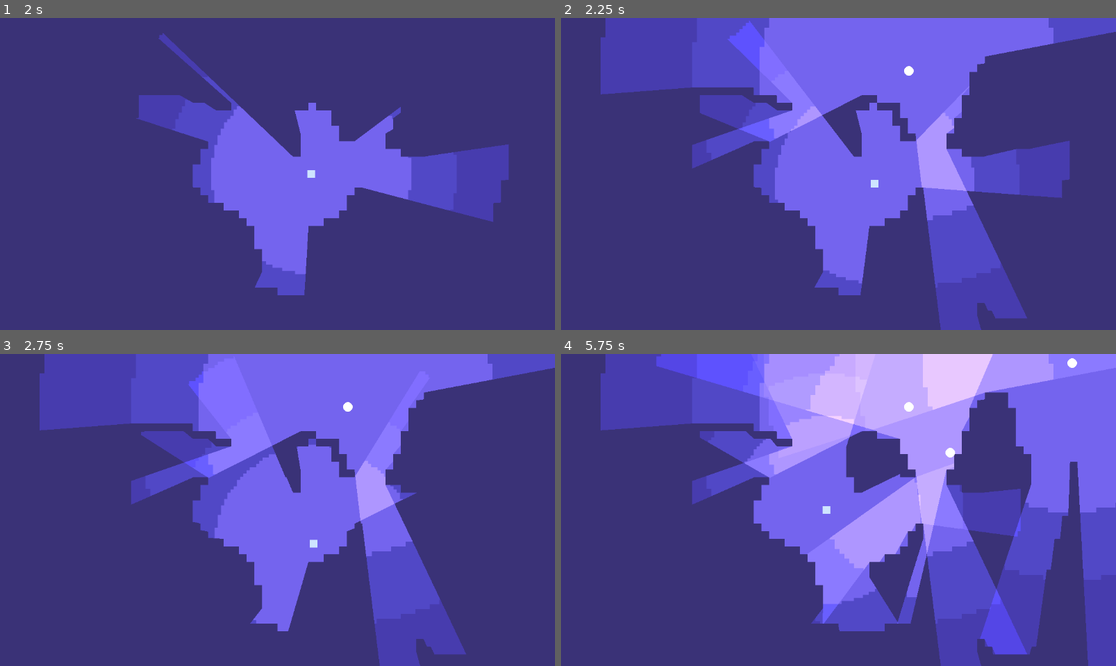
Above: before the commit, frames 1-4 (two rows, left to right).
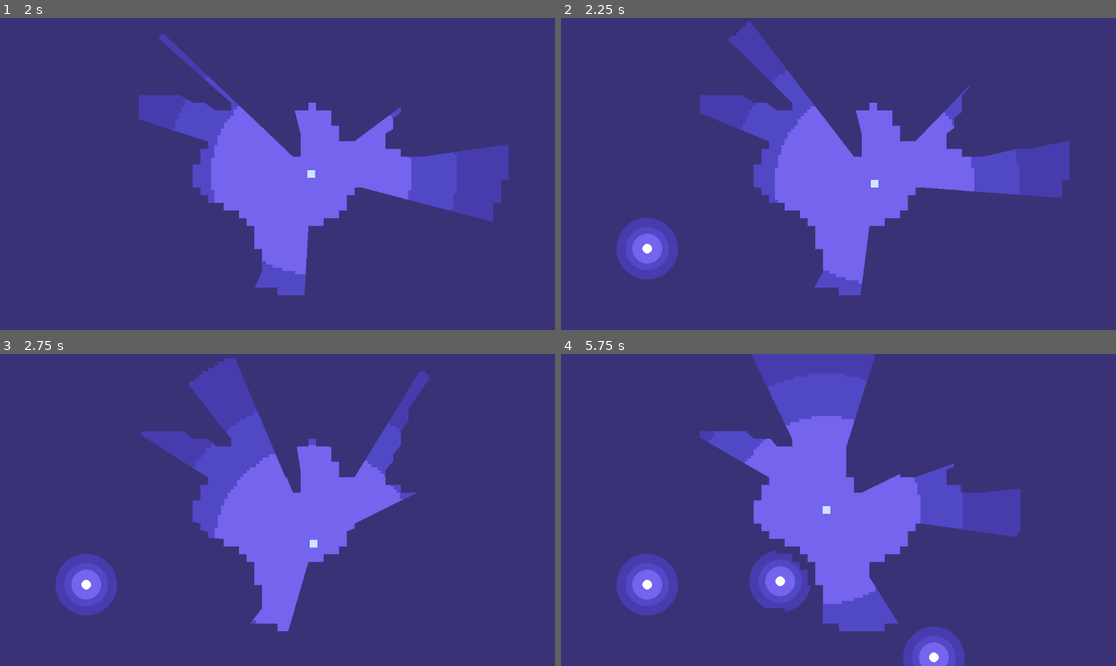
Above: after the commit, the same moments.

Repository: FalafelBeingOrg/judahs-game
Game: Godot game, scene res://start.tscn
Same seed, same stepped clock (60 frames per second), same inputs: the game is played once before the commit and once after it.
Inputs:
- Up to frame 1 (2 s): click "Start" at 0.5 s; tap Enter at 1.25 s; hold Right (ui_right) from 1.28 s (still down)
- Up to frame 2 (2.25 s): release Right (ui_right) at 2.03 s; hold Down (ui_down) from 2.03 s (still down)
- Up to frame 3 (2.75 s): keep holding Down (ui_down)
- Up to frame 4 (5.75 s): release Down (ui_down) at 2.78 s; hold Right (ui_right) 2.78-3.53 s; hold Up (ui_up) 3.53-4.28 s; hold Left (ui_left) from 4.28 s (still down)

Frame 1 is identical in both runs. In frame 2, 30% of the frame differs, in the area x 7-100%, y 0-100%; in frame 3, 30%; in frame 4, 47%.

Commit message:
made not touch walls

Diff:
--- /dev/null
+++ b/judah's game 1/TileMap.gd
@@ -0,0 +1,12 @@
+extends TileMap
+
+
+# Called when the node enters the scene tree for the first time.
+func _ready():
+	print(self.get_path())
+	pass # Replace with function body.
+
+
+# Called every frame. 'delta' is the elapsed time since the previous frame.
+func _process(delta):
+	pass
--- a/judah's game 1/example scene.tscn
+++ b/judah's game 1/example scene.tscn
@@ -1,8 +1,9 @@
-[gd_scene load_steps=9 format=3 uid="uid://cad0utrnd3dum"]
+[gd_scene load_steps=10 format=3 uid="uid://cad0utrnd3dum"]
 
 [ext_resource type="Texture2D" uid="uid://jcjcq3ssymgo" path="res://bg.png" id="1_7gr2t"]
 [ext_resource type="Texture2D" uid="uid://m0x7c3bxtay0" path="res://walls.png" id="2_ri5on"]
 [ext_resource type="PackedScene" uid="uid://xgtbjnta0t7m" path="res://player.tscn" id="2_wv8ud"]
+[ext_resource type="Script" path="res://TileMap.gd" id="4_cwmuv"]
 [ext_resource type="Script" path="res://orbspawner.gd" id="4_m6vft"]
 
 [sub_resource type="NavigationPolygon" id="NavigationPolygon_4kufx"]
@@ -44,6 +45,7 @@
 collision_animatable = true
 format = 2
 layer_0/tile_data = PackedInt32Array(1441838, 1, 0, 1507374, 1, 0, 1507373, 1, 0, 1572909, 1, 0, 1638444, 1, 0, 1703979 …(3383 unchanged characters)…
+script = ExtResource("4_cwmuv")
 
 [node name="orbspawner" type="Node2D" parent="."]
 script = ExtResource("4_m6vft")
--- a/judah's game 1/orb.gd
+++ b/judah's game 1/orb.gd
@@ -1,13 +1,18 @@
 extends Area2D
-
-
+@onready var collider = $collider
+@onready var tilemap = get_node("/root/Node2D/TileMap")
 # Called when the node enters the scene tree for the first time.
 func _ready():
-	position = Vector2(randi_range(0,1151),randi_range(0, 647))
+	teleport()
 	print("hello")
 	pass # Replace with function body.
 
 
 # Called every frame. 'delta' is the elapsed time since the previous frame.
 func _process(delta):
-	pass
+	if body_entered:
+		if overlaps_body(tilemap):
+			teleport()
+
+func teleport():
+	position = Vector2(randi_range(0,1151),randi_range(0, 647))
--- a/judah's game 1/orb.tscn
+++ b/judah's game 1/orb.tscn
@@ -4,16 +4,11 @@
 [ext_resource type="Script" path="res://orb.gd" id="1_sgyfn"]
 [ext_resource type="Texture2D" uid="uid://c2c10137co7ny" path="res://light balls.png" id="2_inujq"]
 
-[sub_resource type="CircleShape2D" id="CircleShape2D_638fv"]
+[sub_resource type="CircleShape2D" id="CircleShape2D_6fdq4"]
 
 [node name="orb" type="Area2D"]
 position = Vector2(576, 324)
 script = ExtResource("1_sgyfn")
-
-[node name="CollisionShape2D" type="CollisionShape2D" parent="."]
-show_behind_parent = true
-top_level = true
-shape = SubResource("CircleShape2D_638fv")
 
 [node name="Sprite2D" type="Sprite2D" parent="."]
 texture = ExtResource("1_aoi45")
@@ -21,3 +16,7 @@
 [node name="PointLight2D" type="PointLight2D" parent="Sprite2D"]
 shadow_enabled = true
 texture = ExtResource("2_inujq")
+texture_scale = 0.1
+
+[node name="collider" type="CollisionShape2D" parent="."]
+shape = SubResource("CircleShape2D_6fdq4")
